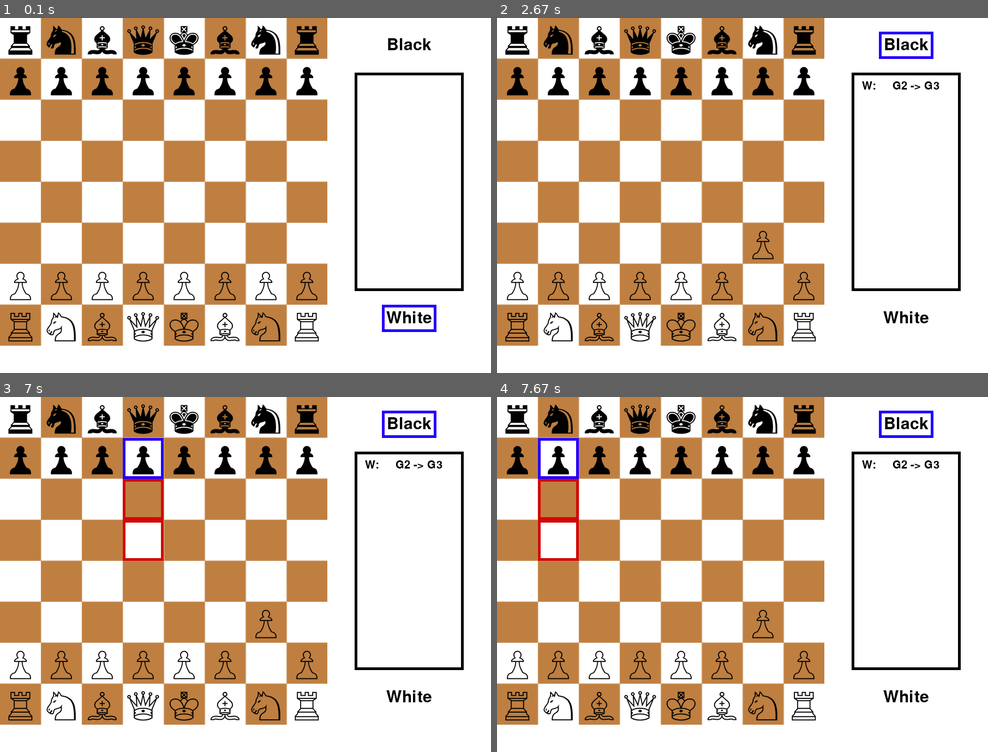
Above: before the commit, frames 1-4 (two rows, left to right).
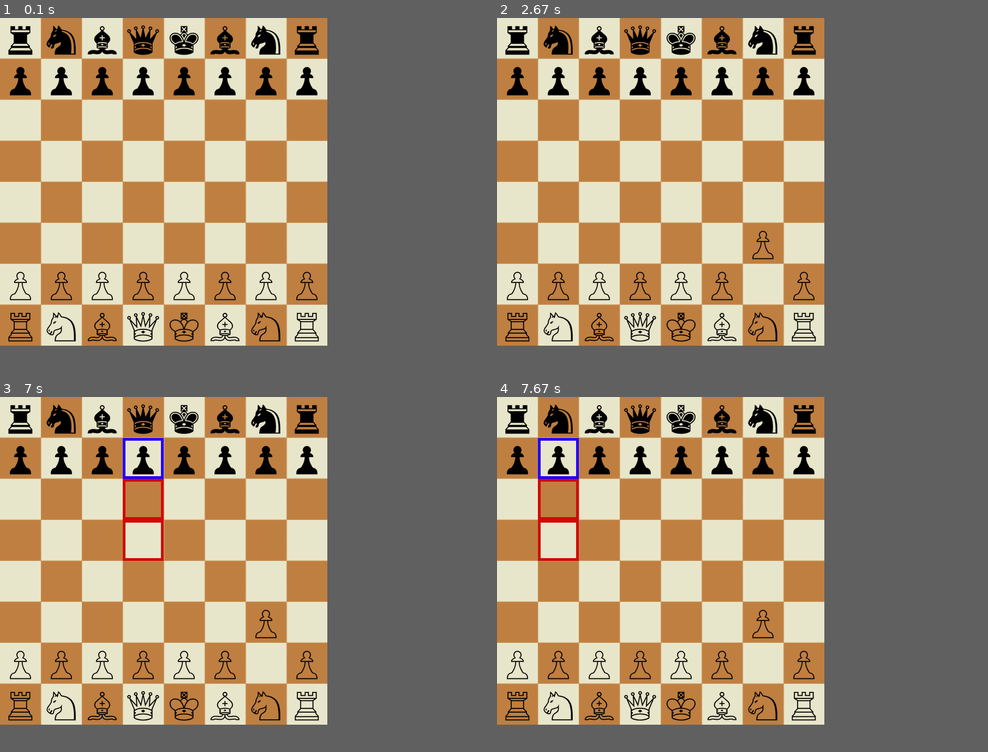
Above: after the commit, the same moments.

Repository: Maxvolk15/MLChess
Game: pygame game, started from Pygame_Chess_Beta/Game.py
Two runs of this game, one before a commit and one after it. Both use one fixed random seed, a clock stepped at 60 frames per second and the inputs below.
Inputs (mouse positions are in pixels of both pictures, inside the frame that each line leads up to):
- Up to frame 1 (0.1 s): no input
- Up to frame 2 (2.67 s): press the mouse at (663, 202) at 0.37 s; move the mouse to (619, 195) at 0.47 s; release the mouse at (580, 184) at 0.6 s; press the mouse at (663, 202) at 0.7 s; move the mouse to (722, 248) at 0.8 s; release the mouse at (781, 298) at 0.93 s; press the mouse at (663, 202) at 1.03 s; move the mouse to (605, 188) at 1.13 s; release the mouse at (541, 174) at 1.27 s; press the mouse at (663, 202) at 1.37 s; move the mouse to (722, 252) at 1.47 s; release the mouse at (781, 305) at 1.6 s; press the mouse at (663, 202) at 1.7 s; move the mouse to (703, 177) at 1.8 s; release the mouse at (747, 152) at 1.93 s; click (771, 266) at 2.08 s; click (776, 245) at 2.55 s
- Up to frame 3 (7 s): press the mouse at (279, 624) at 6.7 s; move the mouse to (216, 539) at 6.8 s; release the mouse at (152, 450) at 6.93 s
- Up to frame 4 (7.67 s): press the mouse at (776, 624) at 7.03 s; move the mouse to (742, 602) at 7.13 s; release the mouse at (708, 581) at 7.27 s; click (570, 443) at 7.42 s
In our replay, the window is 900x650 before the commit and 600x600 after it. These sizes can differ from the game's own. Grey fills any space a smaller window leaves; there, only what the larger window draws over its background counts as a difference.

The runs differ from the first frame. In frame 1, 30% of the frame differs, in the area x 0-95%, y 0-93%; in frame 2, 30%; in frame 3, 30%; in frame 4, 30%.

Commit message:
Исправлен баг, удалено меню справа

Diff:
--- a/Pygame_Chess_Beta/Game.py
+++ b/Pygame_Chess_Beta/Game.py
@@ -9,7 +9,7 @@
 class Game:
     def __init__(self):
         pygame.init()
-        self.game_display = pygame.display.set_mode((900, 650))
+        self.game_display = pygame.display.set_mode((600, 600))
         pygame.display.set_caption('Chess')
 
         self.settings = {'board_image': 'images/orange_board.png'}
@@ -48,47 +48,9 @@
     def draw_window(self):
         """Draws everything in the window"""
         self.game_display.fill(white)
-        # Draw side menu
-        self.draw_side_menu()
-        # Draw bottom menu
         # Draw board
         self.draw_board()
         pygame.display.update()
-
-    def draw_side_menu(self):
-        """Draws right side menu"""
-        pygame.draw.rect(self.game_display, black, Rect((650, 100), (200, 400)), 5)
-
-        # Draw box around current player
-        if self.chess_board.curr_player == 'b':
-            pygame.draw.rect(self.game_display, blue, Rect((700, 25), (100, 50)), 5)
-        else:
-            pygame.draw.rect(self.game_display, blue, Rect((700, 525), (100, 50)), 5)
-
-        self.message_display('Black', (750, 50), fontsize=30)
-        self.message_display('White', (750, 550), fontsize=30)
-
-        # Display all moves played
-        start = 0
-        if len(self.get_all_played_moves()) > 10:
-            start = len(self.get_all_played_moves()) - 10
-        for i, move in enumerate(self.get_all_played_moves()[start:]):
-            self.message_display(move, (740, 125 + (i * 30)), fontsize=20)
-            start += 1
-
-        # Display all black pieces taken
-        for i, image in enumerate(self.black_pieces_taken_images):
-            image = pygame.image.load(image)
-            image = pygame.transform.scale(image, (30, 30))
-            pos = 610 + i * 20, 5
-            self.game_display.blit(image, pos)
-
-        # Display all white pieces taken
-        for i, image in enumerate(self.white_pieces_taken_images):
-            image = pygame.image.load(image)
-            image = pygame.transform.scale(image, (30, 30))
-            pos = 610 + i * 20, 595
-            self.game_display.blit(image, pos)
 
     def draw_board(self):
         """Draw chess board and all pieces on the board"""
@@ -156,7 +118,7 @@
                         self.add_move(self.curr_selected_piece.position, selected_space)
                         self.move_piece(self.curr_selected_piece, selected_space)
 
-                        if self.curr_selected_piece.name == 'Pawn' and selected_space[1] == 0 or selected_space[1] == 7:
+                        if self.curr_selected_piece.name == 'Pawn' and (selected_space[1] == 0 or selected_space[1] == 7):
                             self.chess_board.board[selected_space[0]][selected_space[1]] = None
                             self.chess_board.board[selected_space[0]][selected_space[1]] = Queen(self.chess_board.curr_player, selected_space)
 
@@ -173,9 +135,9 @@
                             checkmate = False
                     if checkmate:
                         self.draw_window()
-                        self.message_display('Checkmate!', (400, 300))
+                        self.message_display('Checkmate!', (300, 300))
                         winner = 'White' if self.chess_board.curr_player == 'b' else 'Black'
-                        self.message_display('%s wins!' % winner, (400, 400))
+                        self.message_display('%s wins!' % winner, (300, 400))
                         pygame.display.update()
                         time.sleep(2)
                         quit()
@@ -272,7 +234,7 @@
 
 if __name__ == '__main__':
 
-    white = (255,255,255)
+    white = (232, 230, 202)
     blue = (34, 0, 255)
     red = (209, 9, 9)
     black = (0, 0, 0)
